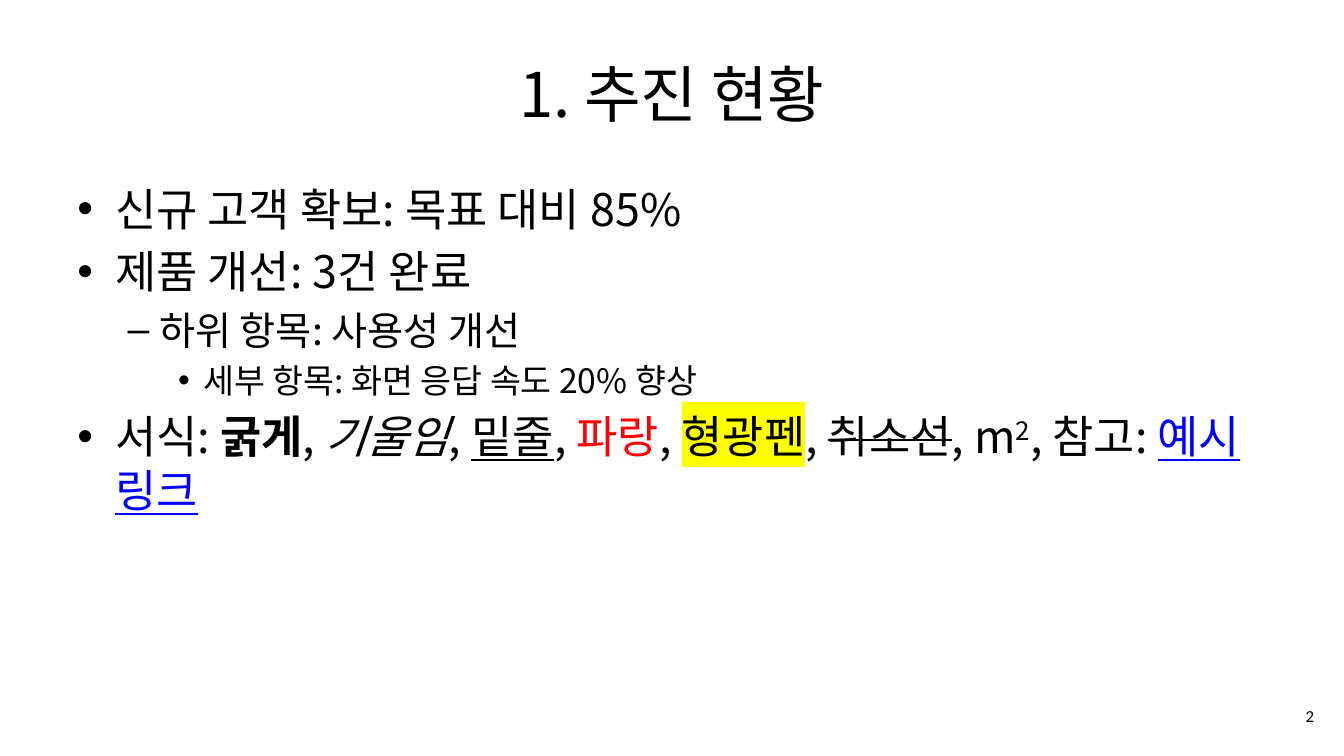
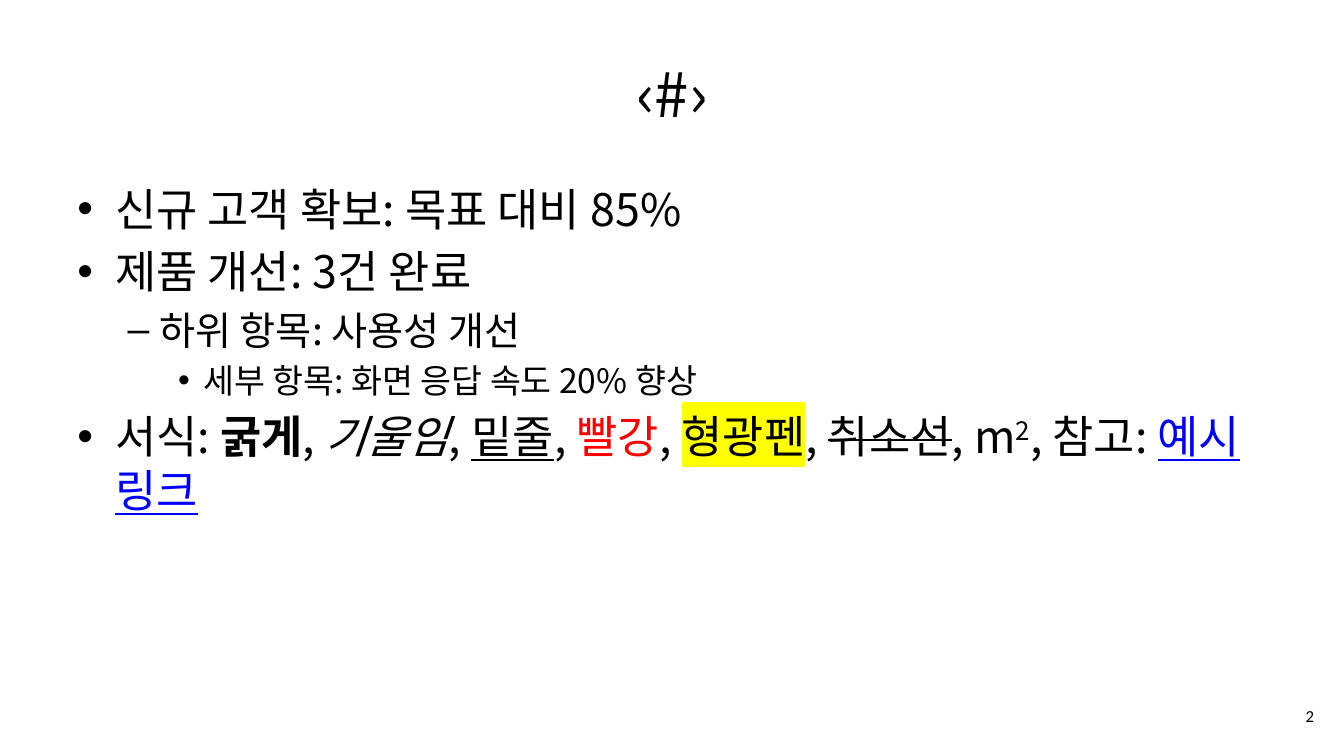
Before and after one commit to unrimit7/MyMemo-App, a slide deck: slide 2 of docs/office-upgrade/out/PPT_A_사업보고_한쇼_수정저장결과.pptx. Drawn at 1344x756 pixels with LibreOffice and Linux fonts; fonts in the diff are those of the drawing. Boxes give left, top, right and bottom in pixels: in the first picture for what was removed or moved away, otherwise in the second. Text is boxed around its words. In the diff, an @@ line names an element or a change of style, - is before the commit and + after.

```diff
--- a/docs/office-upgrade/out/PPT_A_사업보고_한쇼_수정저장결과.pptx
+++ b/docs/office-upgrade/out/PPT_A_사업보고_한쇼_수정저장결과.pptx
@@ title at (519,65,824,122): text changed @@
-1. 추진 현황
+‹#›
@@ text at (115,408,1240,515): text changed @@
-• 서식: 굵게, 기울임, 밑줄, 파랑, 형광펜, 취소선, m2, 참고: 예시 링크
+• 서식: 굵게, 기울임, 밑줄, 빨강, 형광펜, 취소선, m2, 참고: 예시 링크
```
Also in this commit, not shown: 7 other slides changed, 44 other files.
